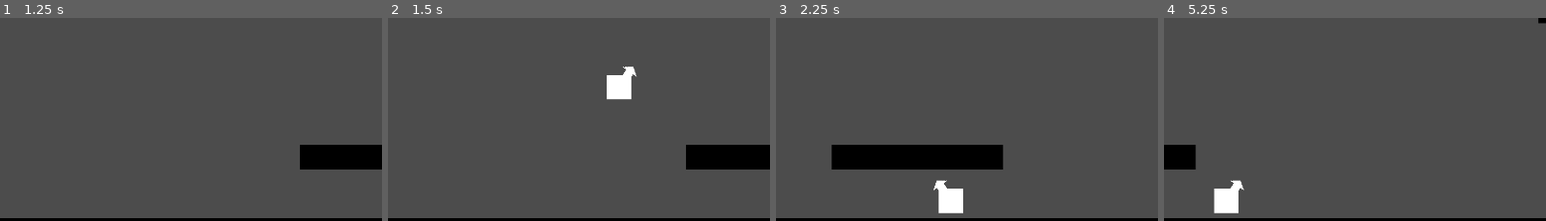
Above: before the commit, frames 1-4 (left to right).
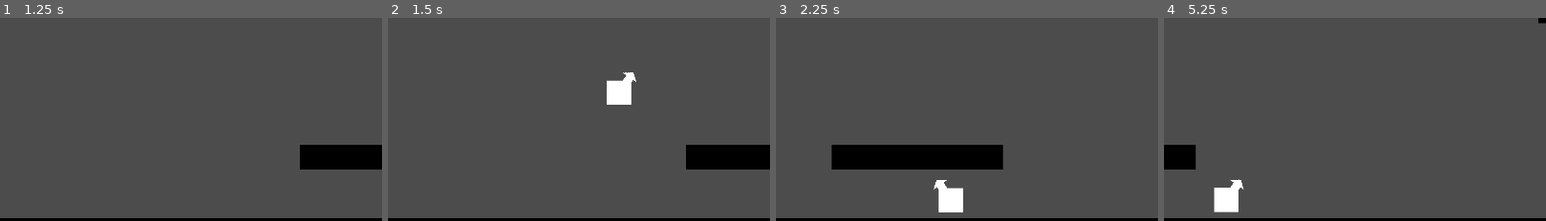
Above: after the commit, the same moments.

Repository: cjsweeten101/dws
Game: Godot game, scene res://Levels/TestingLevel.tscn
Two runs of this game, one before a commit and one after it. Both use one fixed random seed, a clock stepped at 60 frames per second and the inputs below.
Inputs:
- Up to frame 1 (1.25 s): tap Enter (action) at 0.5, 0.6 s; hold D (right) from 0.53 s (still down)
- Up to frame 2 (1.5 s): keep holding D (right); tap Enter (action) at 1.35 s
- Up to frame 3 (2.25 s): release D (right) at 2.03 s; hold A (left) from 2.03 s (still down); tap Enter (action) at 2.1 s
- Up to frame 4 (5.25 s): release A (left) at 2.78 s; hold D (right) 2.78-4.28 s; tap Enter (action) every 0.75 s from 2.85 to 5.1 s; hold A (left) 4.28-5.03 s; hold D (right) from 5.03 s (still down)
The pictures show only the part of the screen within x 34-84%, y 47-97%; the shares and areas given below are measured in that part.

Frame 1 is identical in both runs. In frame 2, 0.4% of the frame differs, in the area x 57-66%, y 23-43%; in frame 3, less than 0.1%; in frame 4, 0.1%.

Commit message:
minor movement adjusts

Diff:
--- a/Player/Player.gd
+++ b/Player/Player.gd
@@ -14,7 +14,7 @@
 var grapple_cooled_down = true
 var grapple_angle
 var elasticity = .10
-var grapple_boost = 1.2
+var grapple_boost = Vector2(1.2,1.4)
 
 func ready():
 	current_speed = move_and_slide(gravity, UP)
